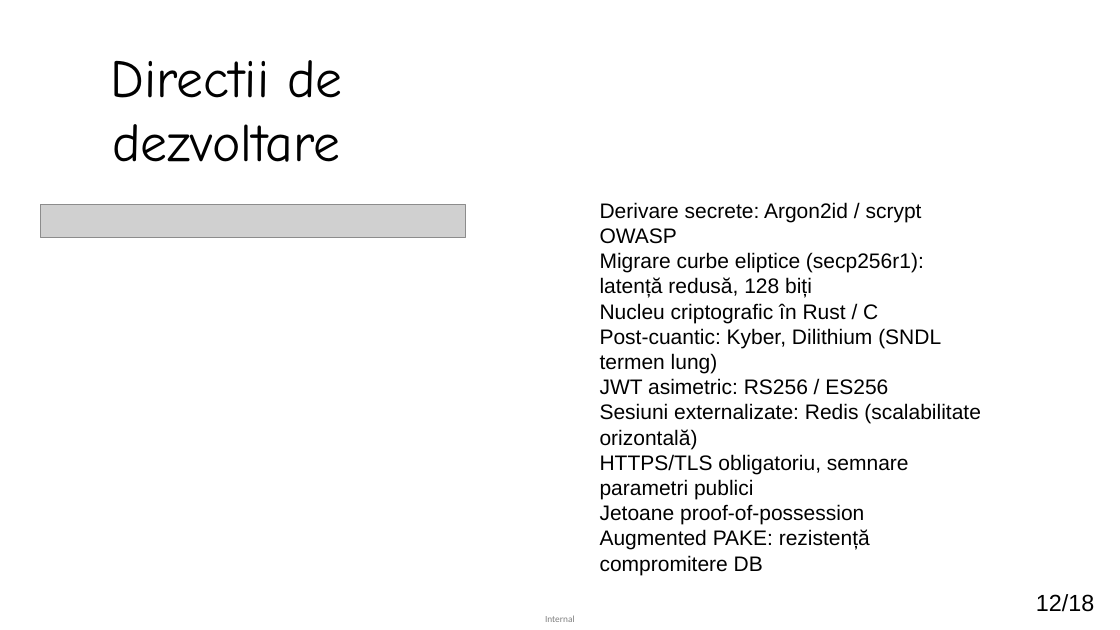
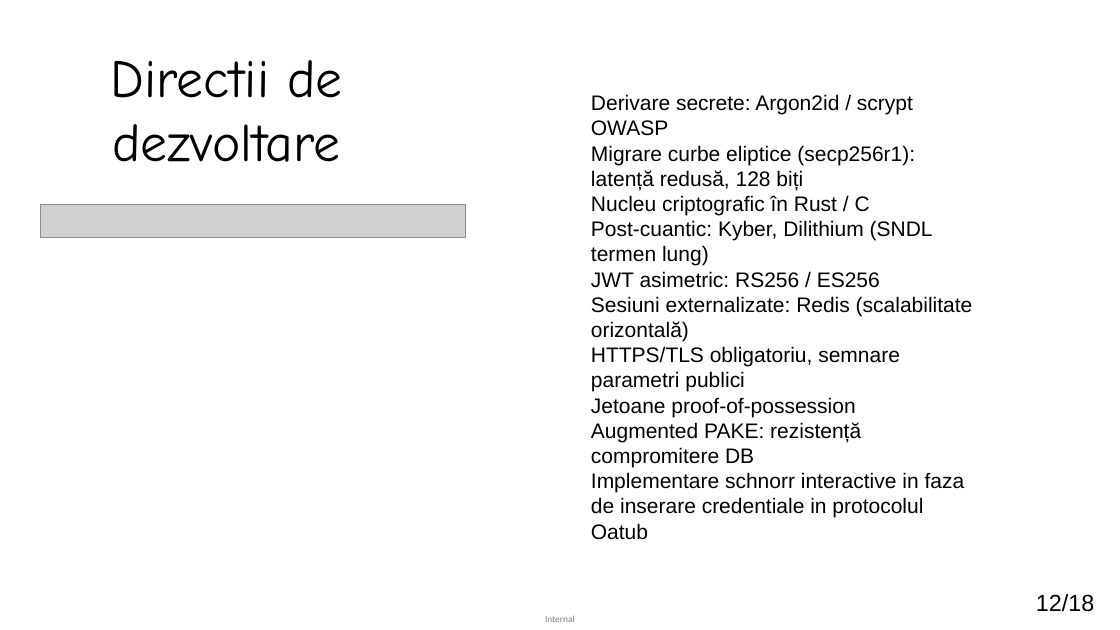
Before and after one commit to matei-rares-a/acas, a slide deck: slide 16 of docs/prezentare/current_draft/disertatie_matei_rares_prezentare_main.pptx. Drawn at 1120x630 pixels with LibreOffice and Linux fonts; fonts in the diff are those of the drawing; grey boxes stand for pictures. Boxes give left, top, right and bottom in pixels: in the first picture for what was removed or moved away, otherwise in the second. Text is boxed around its words. In the diff, an @@ line names an element or a change of style, - is before the commit and + after.

```diff
--- a/docs/prezentare/current_draft/disertatie_matei_rares_prezentare_main.pptx
+++ b/docs/prezentare/current_draft/disertatie_matei_rares_prezentare_main.pptx
@@ text "Derivare secrete: Argon2id / scrypt ...": place and size @@
-text "Derivare secrete: Argon2id / scrypt ..." at box(600, 202, 981, 575)
+text "Derivare secrete: Argon2id / scrypt ..." at box(591, 94, 973, 540)
@@ text at box(591, 472, 965, 540): paragraph added @@
+Implementare schnorr interactive in faza de inserare credentiale in protocolul Oatub
```
Also in this commit, not shown: 7 other slides changed, 6 other files.
